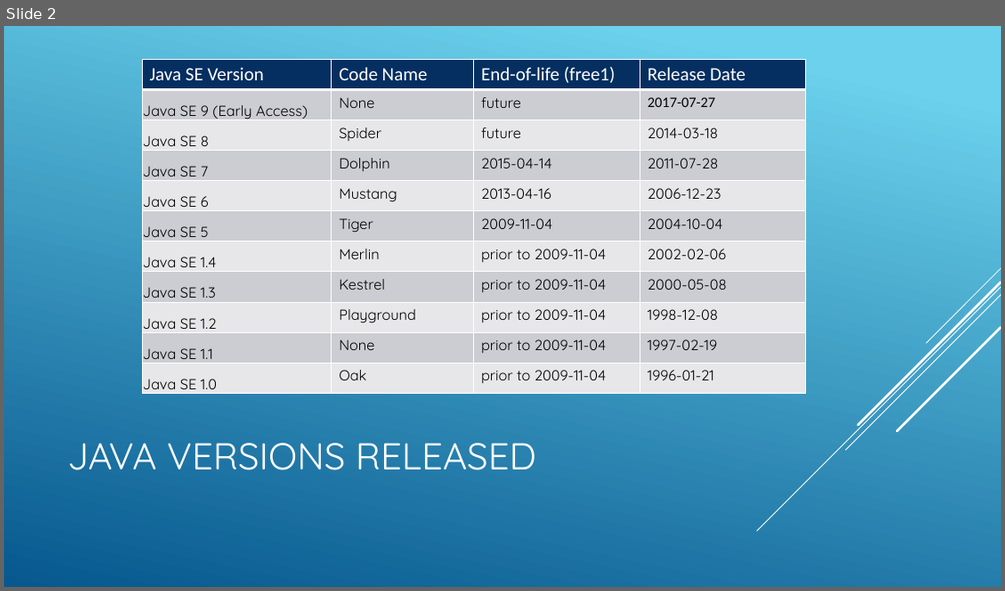
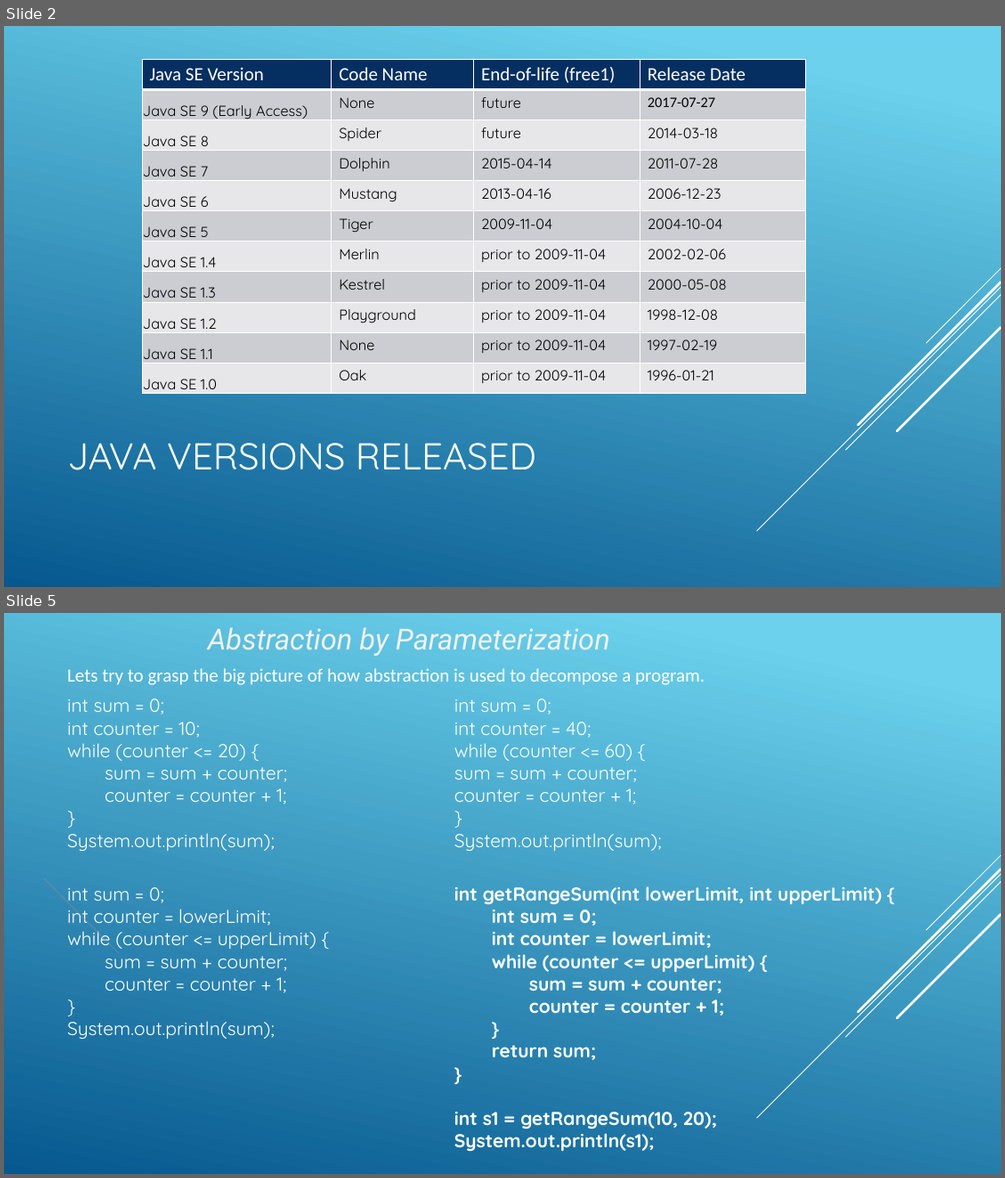
Before and after one commit to VeerababuK/Core-Java, a slide deck: Core java.pptx. Shown one above the other, each under a label of ours: slide 2 before the commit, slides 2 and 5 after it; the slides between them are not shown. The pictures are 1005x591 and 1005x1178 pixels, drawn with LibreOffice and Linux fonts; fonts in the diff are those of the drawing. Boxes give left, top, right and bottom in pixels: in the first picture for what was removed or moved away, otherwise in the second. Text is boxed around its words. In the diff, an @@ line names an element or a change of style, - is before the commit and + after.

```diff
--- a/Core java.pptx
+++ b/Core java.pptx
@@ slide 5 added at (x1=4, y1=613, x2=1001, y2=1174), background gradient #6ED2EB to #06588E; not listed: 5 template elements that a slide beside it also shows @@
@@ text added at (x1=208, y1=627, x2=610, y2=656), 28 pt, text #F2F2F2, italic @@
+Abstraction by Parameterization
@@ text added at (x1=67, y1=668, x2=704, y2=685), 18 pt, text #FFFFFF @@
+Lets try to grasp the big picture of how abstraction is used to decompose a program.
@@ text added at (x1=67, y1=698, x2=287, y2=851), 18 pt, text #FFFFFF @@
+int sum = 0;
+int counter = 10;
+while (counter <= 20) {
+sum = sum + counter;
+counter = counter + 1;
+}
+System.out.println(sum);
@@ text added at (x1=454, y1=698, x2=662, y2=851), 18 pt, text #FFFFFF @@
+int sum = 0;
+int counter = 40;
+while (counter <= 60) {
+sum = sum + counter;
+counter = counter + 1;
+}
+System.out.println(sum);
@@ line added from (44, 878) to (119, 953), #89919C 0.75 pt @@
@@ text added at (x1=67, y1=887, x2=316, y2=1038), 18 pt, text #FFFFFF @@
+int sum = 0;
+int counter = lowerLimit;
+while (counter <= upperLimit) {
+sum = sum + counter;
+counter = counter + 1;
+}
+System.out.println(sum);
@@ text added at (x1=454, y1=886, x2=882, y2=1151), 18 pt, text #FFFFFF, bold @@
+int getRangeSum(int lowerLimit, int upperLimit) {
+int sum = 0;
+int counter = lowerLimit;
+while (counter <= upperLimit) {
+sum = sum + counter;
+counter = counter + 1;
+}
+return sum;
+}
+int s1 = getRangeSum(10, 20);
+System.out.println(s1);
```
Also in this commit, not shown: 1 slide changed, 25 other slides added, 1 other file.
